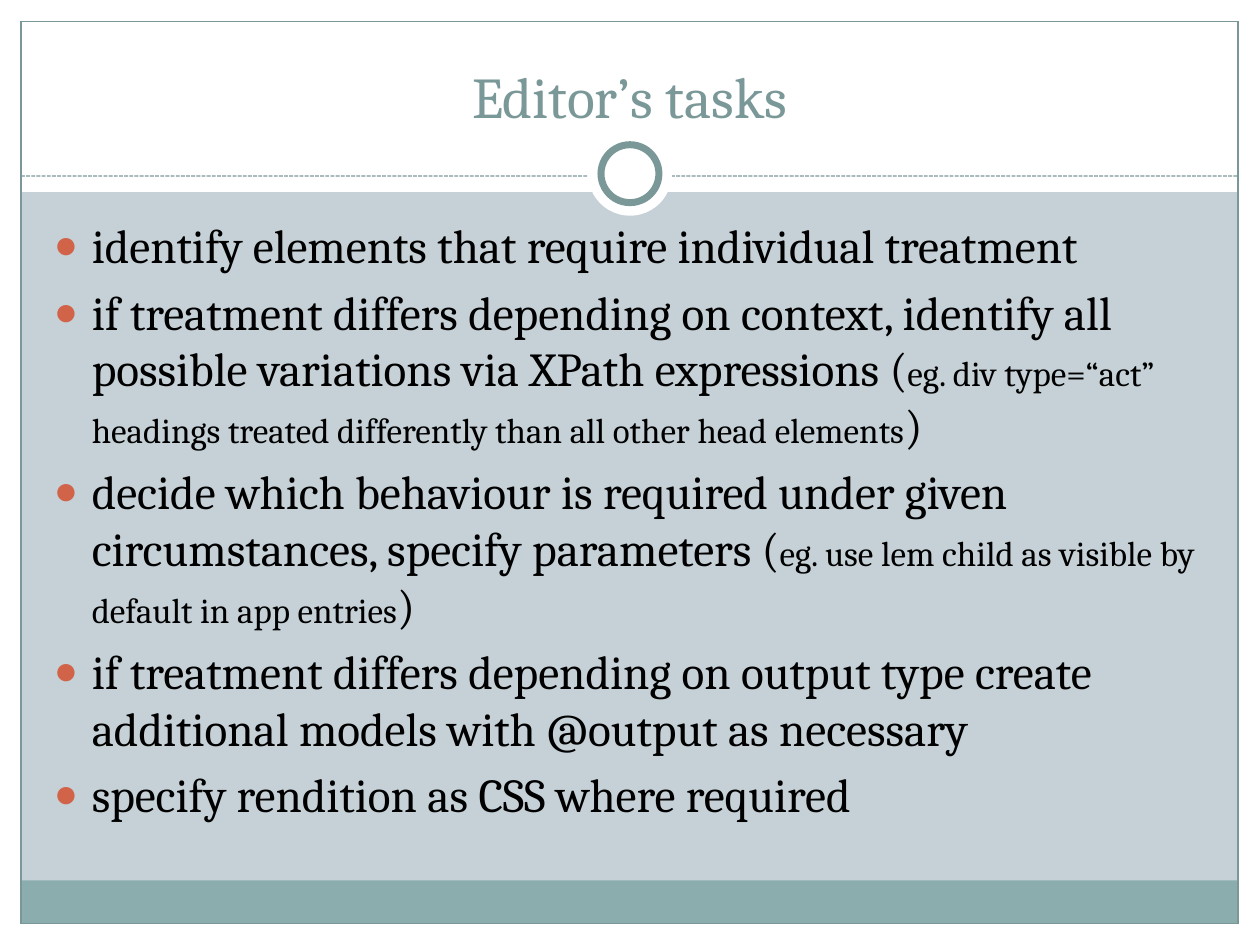
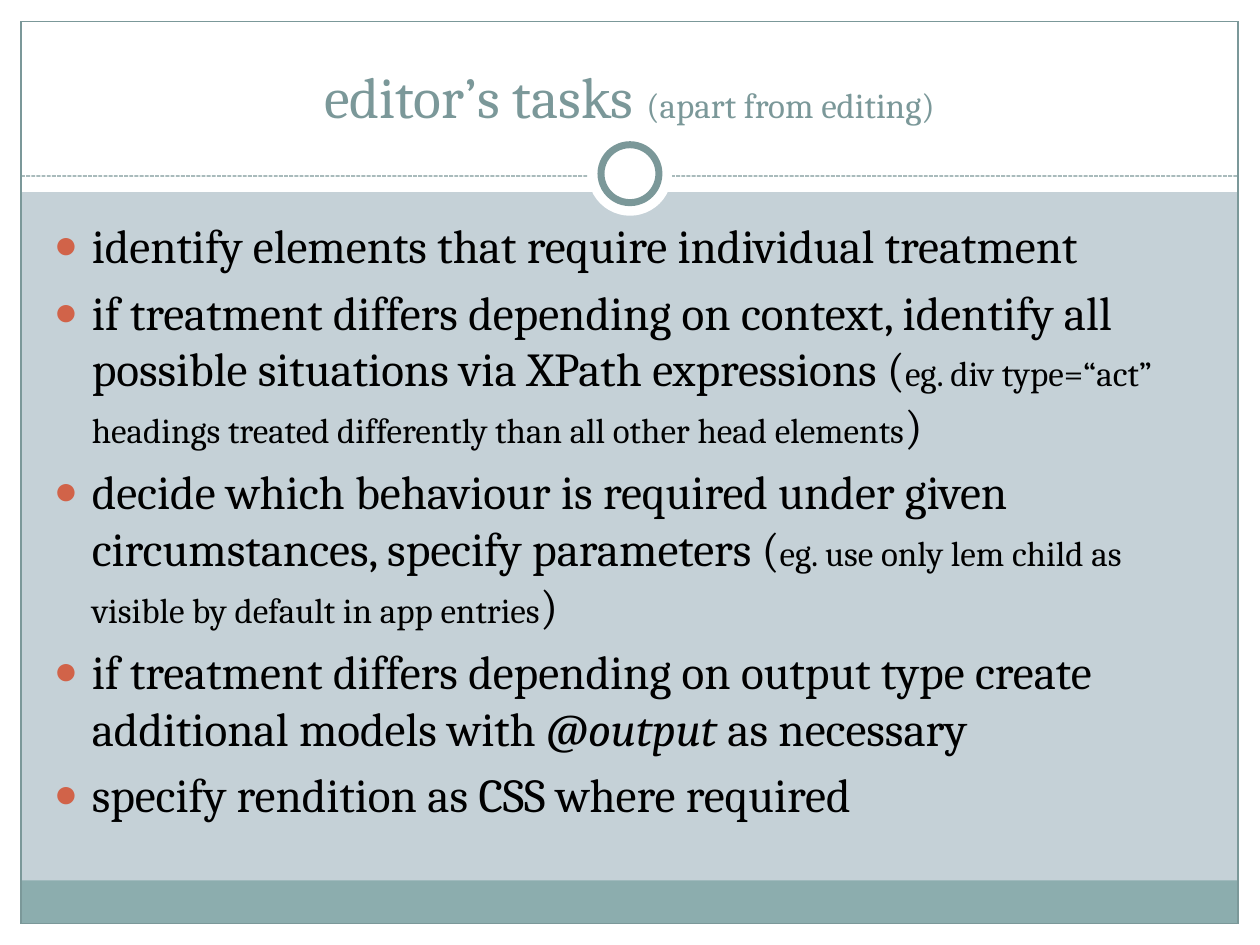
Before and after one commit to TEIC/TEI-Simple, a slide deck: slide 7 of advisory/oxford/teiSimple.pptx. Drawn at 1260x945 pixels with LibreOffice and Linux fonts; fonts in the diff are those of the drawing. Boxes give left, top, right and bottom in pixels: in the first picture for what was removed or moved away, otherwise in the second. Text is boxed around its words. In the diff, an @@ line names an element or a change of style, - is before the commit and + after.

Commit message:
up presentation

```diff
--- a/advisory/oxford/teiSimple.pptx
+++ b/advisory/oxford/teiSimple.pptx
@@ title at (x1=324, y1=78, x2=934, y2=126): text changed; size 33 to 20 pt @@
-Editor’s tasks
+editor’s tasks (apart from editing)
@@ text at (x1=92, y1=296, x2=1152, y2=631): text changed @@
-● if treatment differs depending on context, identify all possible variations via XPath expressions (eg. div type=“act” headings treated differently than all other head elements)
-● decide which behaviour is required under given circumstances, specify parameters (eg. use lem child as visible by default in app entries)
+● if treatment differs depending on context, identify all possible situations via XPath expressions (eg. div type=“act” headings treated differently than all other head elements)
+● decide which behaviour is required under given circumstances, specify parameters (eg. use only lem child as visible by default in app entries)
@@ text at (x1=92, y1=655, x2=1092, y2=756): italic on in "@output" @@
```
Also in this commit, not shown: 8 other slides changed.
